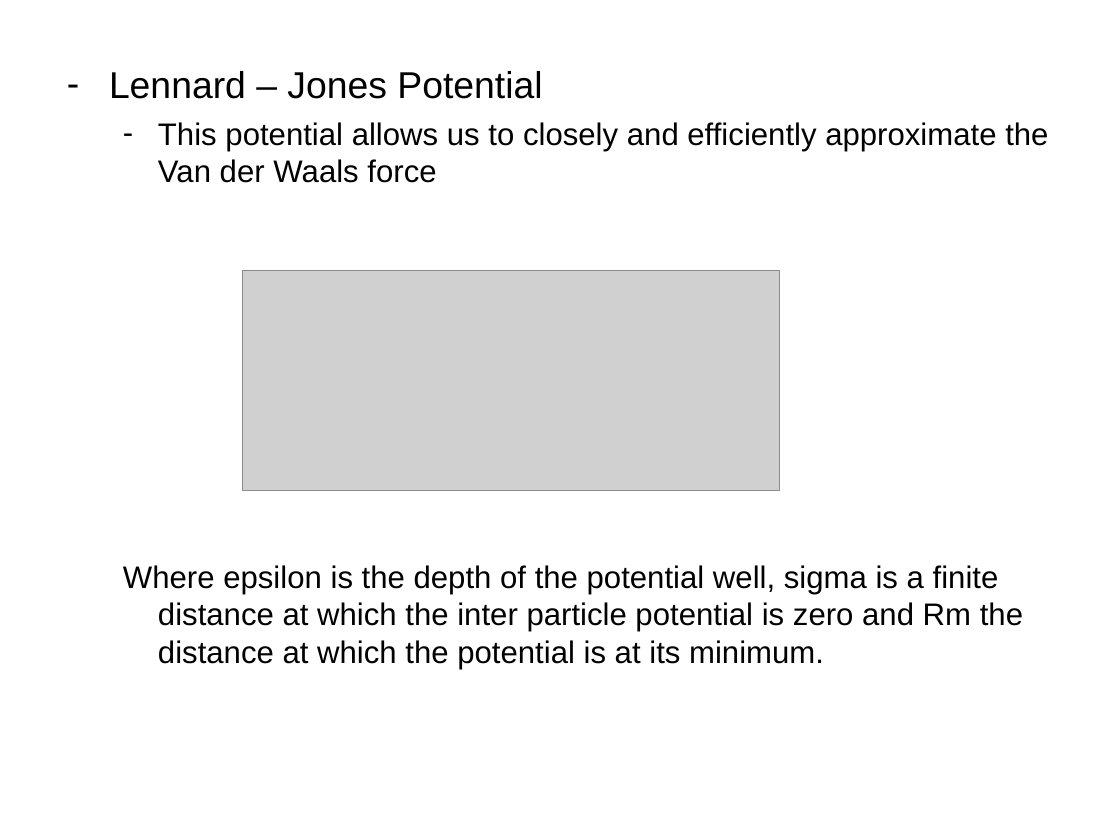
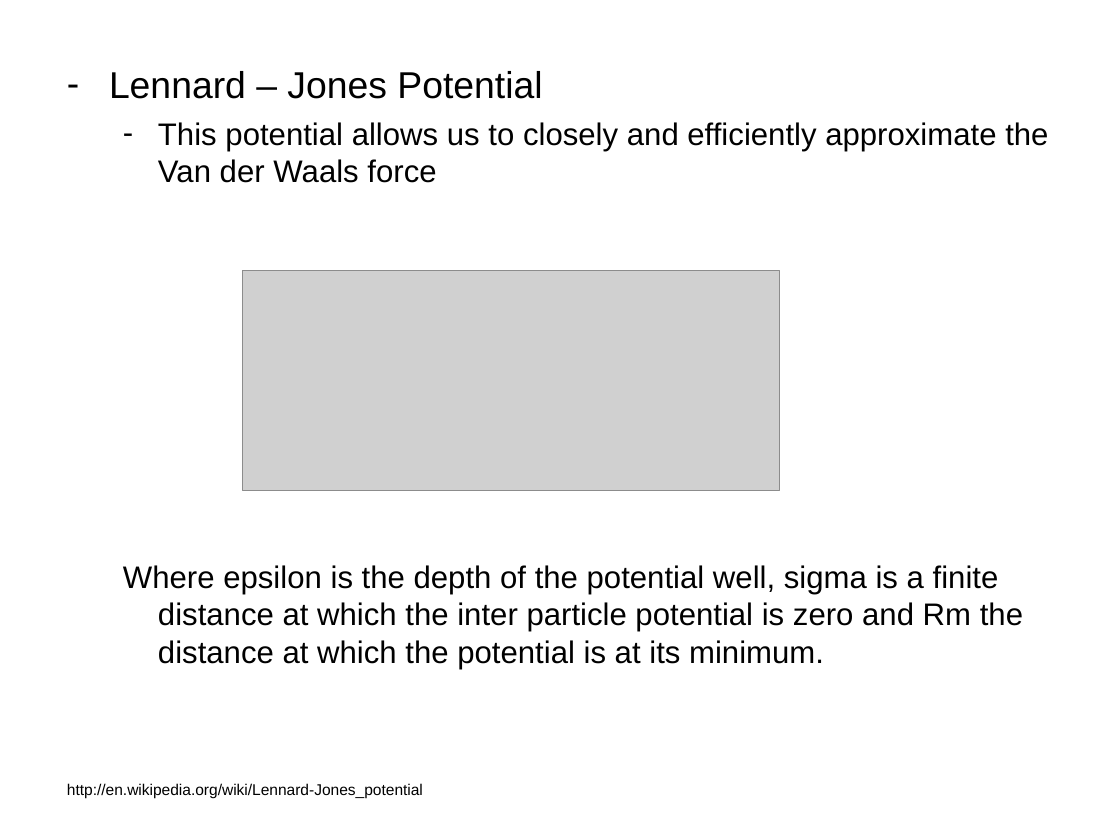
Before and after one commit to ibablewski/project, a slide deck: slide 3 of powerpoint/527Project.ppt. Drawn at 1120x840 pixels with LibreOffice and Linux fonts; fonts in the diff are those of the drawing; grey boxes stand for pictures. Boxes give left, top, right and bottom in pixels: in the first picture for what was removed or moved away, otherwise in the second. Text is boxed around its words. In the diff, an @@ line names an element or a change of style, - is before the commit and + after.

```diff
--- a/powerpoint/527Project.ppt
+++ b/powerpoint/527Project.ppt
@@ text added at (67,783,423,799), 10 pt, text #000000 @@
+http://en.wikipedia.org/wiki/Lennard-Jones_potential
```
Also in this commit, not shown: 2 other slides changed, 9 slides added, 18 other files.
